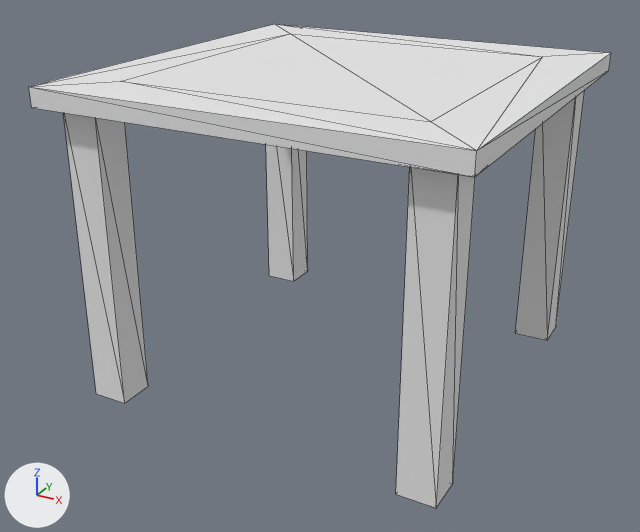
What one commit did to the OBJ model Heist/Assets/Models/Environment/Tables/Table04.obj.
One viewpoint serves both versions: a 50 mm lens placed at (21.0, -40.8, 27.0), pointed at (-0.7, -1.5, 7.3). The lights are fixed; the arrows at lower left show +X, +Y and +Z. Mesh edges are drawn as thin lines. Where no turn or scale is listed for an object, it has been applied to the vertices. Vertices at the same position are counted once.

The first picture shows 'Table04'.
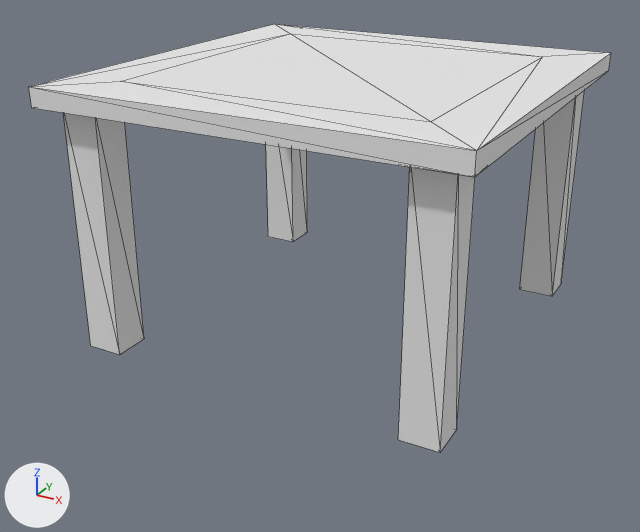
Changed parts and their boxes [x1, y1, x2, y2] in the pictures (640 x 532 px; the box of a moved part takes in the faces that stretch with it):
'Table04', reshaped (12% shorter): before [29, 24, 611, 508]; after [29, 24, 611, 452]
part 1 of me_table04, moved or reshaped: before [63, 113, 148, 403]; after [63, 113, 144, 354]
part 2 of me_table04, moved or reshaped: before [266, 145, 308, 281]; after [266, 145, 307, 242]
part 3 of me_table04, moved or reshaped: before [396, 167, 475, 508]; after [398, 167, 475, 452]
part 4 of me_table04, moved or reshaped: before [515, 91, 584, 340]; after [520, 91, 584, 296]

Diff of the bpy script that builds the scene:
```diff
--- a/Heist/Assets/Models/Environment/Tables/Table04.obj.py
+++ b/Heist/Assets/Models/Environment/Tables/Table04.obj.py
@@ me_table04 @@
 me_table04.from_pydata(...)  # 44 vertices, 84 faces; spans x -11.0..11.0, y -11.0..11.0, z 1.0..18.0
 # used by ob_table04; location = (0.0, 0.0, 0.0)
 # before: 4 (-10.0, -10.0, 1.0) at pixel (96, 393), 5 (-10.0, -8.0, 1.0), 20 (-8.0, -10.0, 1.0) at pixel (124, 403), 21 (-8.0, -8.0, 1.0) at pixel (148, 386)
 # before: 6 (-10.0, 8.0, 1.0) at pixel (269, 275), 7 (-10.0, 10.0, 1.0), 22 (-8.0, 8.0, 1.0) at pixel (293, 281), 23 (-8.0, 10.0, 1.0) at pixel (307, 271)
 # before: 12 (8.0, -10.0, 1.0) at pixel (395, 494), 13 (8.0, -8.0, 1.0), 28 (10.0, -10.0, 1.0) at pixel (436, 508), 29 (10.0, -8.0, 1.0) at pixel (452, 483)
 # before: 14 (8.0, 8.0, 1.0) at pixel (515, 333), 15 (8.0, 10.0, 1.0), 30 (10.0, 8.0, 1.0) at pixel (547, 340), 31 (10.0, 10.0, 1.0) at pixel (555, 327)
+# me_table04 part 1
+for i in [4, 5, 20, 21]: me_table04.vertices[i].co += Vector((0.0, 0.0, 3.0))
+# me_table04 part 2
+for i in [6, 7, 22, 23]: me_table04.vertices[i].co += Vector((0.0, 0.0, 3.0))
+# me_table04 part 3
+for i in [12, 13, 28, 29]: me_table04.vertices[i].co += Vector((0.0, 0.0, 3.0))
+# me_table04 part 4
+for i in [14, 15, 30, 31]: me_table04.vertices[i].co += Vector((0.0, 0.0, 3.0))
 me_table04.materials.append(mat_palette)
```
